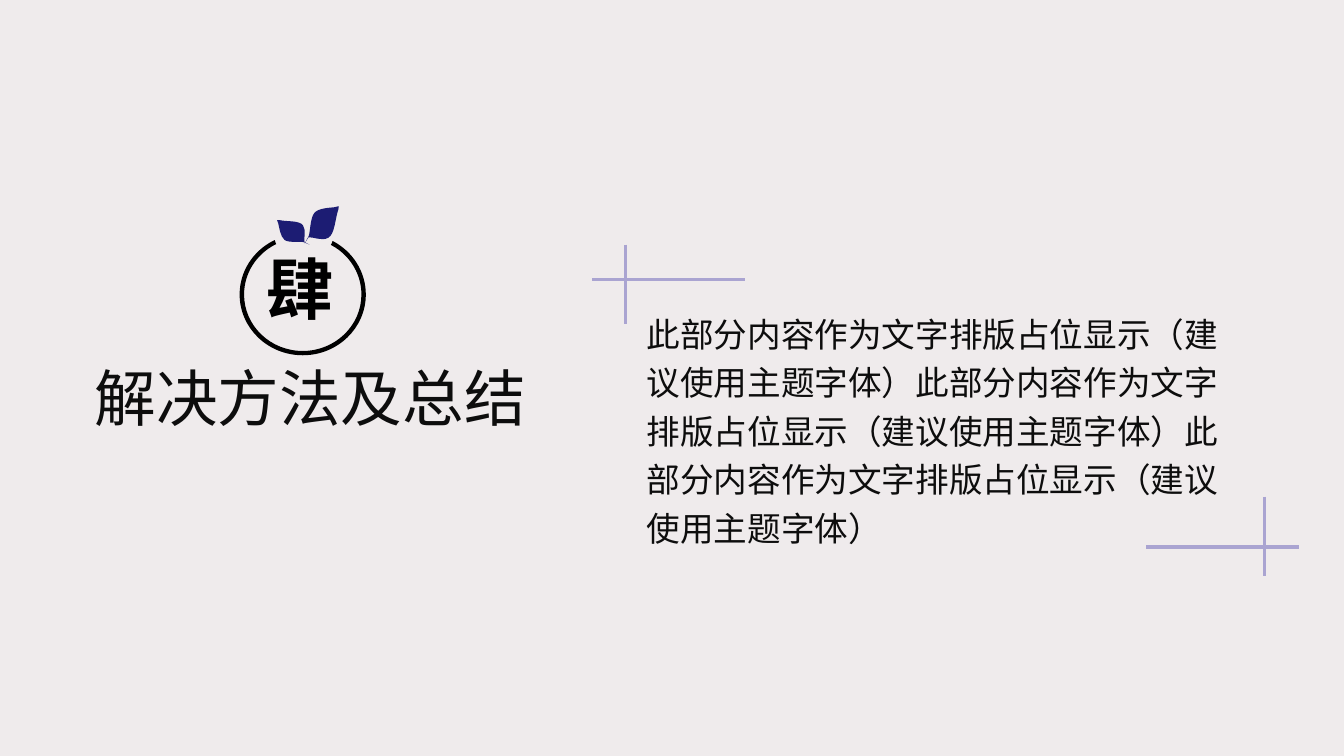
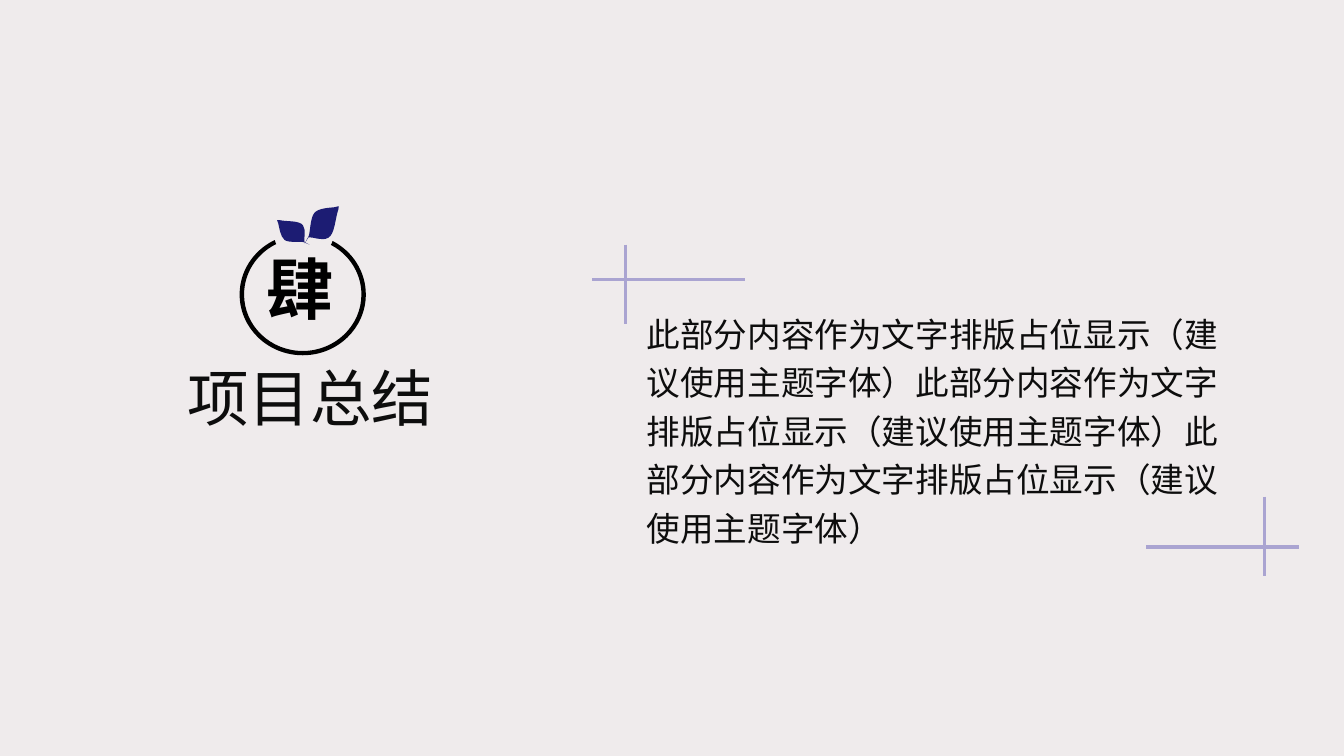
Before and after one commit to HopuTeam/MoeCloud, a slide deck: slide 22 of MoeCloud.pptx (slide 20 before the commit). Drawn at 1344x756 pixels with LibreOffice and Linux fonts; fonts in the diff are those of the drawing. Boxes give left, top, right and bottom in pixels: in the first picture for what was removed or moved away, otherwise in the second. Text is boxed around its words. In the diff, an @@ line names an element or a change of style, - is before the commit and + after.

```diff
--- a/MoeCloud.pptx
+++ b/MoeCloud.pptx
@@ text at <box>187,369,433,426</box>: text changed @@
-解决方法及总结
+项目总结
```
Also in this commit, not shown: 20 other slides changed, 1 slide added, 2 other files.
